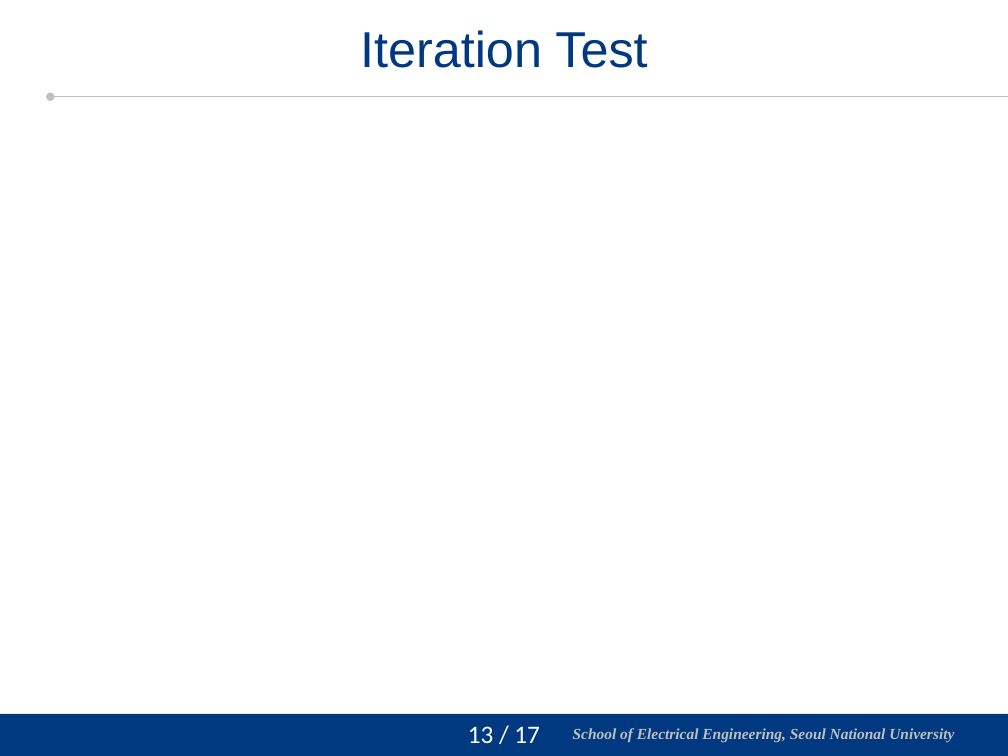
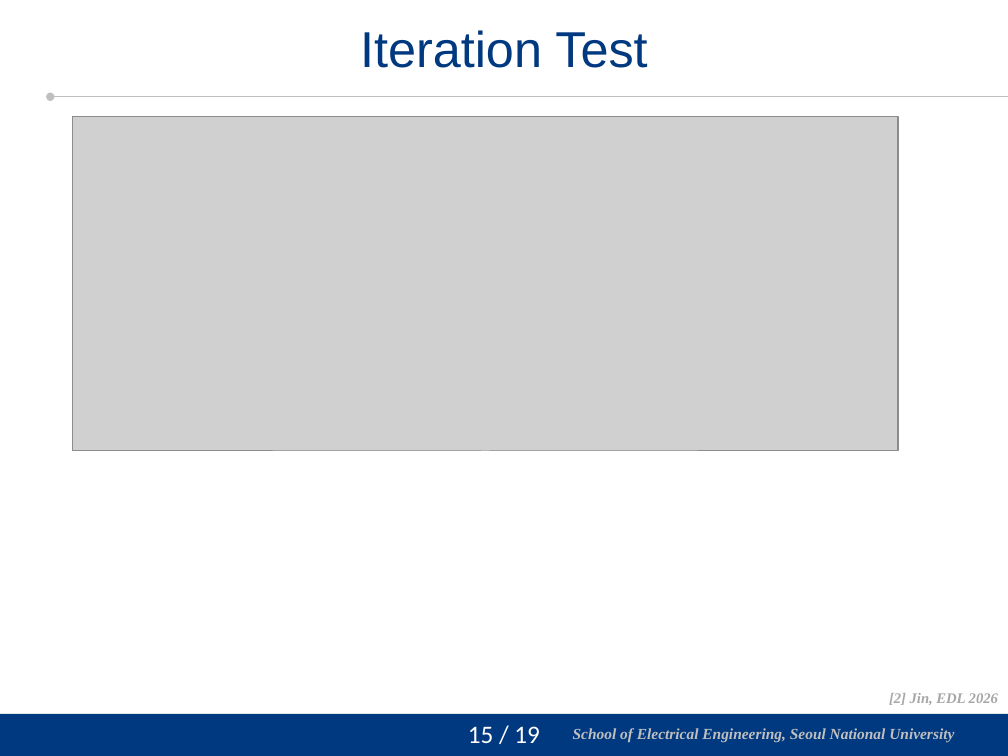
Before and after one commit to vectorcont62-dev/Graduation-SNU-MS, a slide deck: slide 15 of 진명 석사졸업 연구 정리.pptx (slide 14 before the commit). Drawn at 1008x756 pixels with LibreOffice and Linux fonts; fonts in the diff are those of the drawing; grey boxes stand for pictures; background and template pictures are left out. Boxes give left, top, right and bottom in pixels: in the first picture for what was removed or moved away, otherwise in the second. Text is boxed around its words. In the diff, an @@ line names an element or a change of style, - is before the commit and + after.

```diff
--- a/진명 석사졸업 연구 정리.pptx
+++ b/진명 석사졸업 연구 정리.pptx
@@ picture added at bbox=[73, 117, 898, 452] @@
@@ text added at bbox=[889, 693, 998, 705], 10.5 pt, text #A6A6A6, bold, italic @@
+[2] Jin, EDL 2026
@@ page number at bbox=[468, 726, 540, 743]: text changed @@
-13 / 17
+15 / 19
```
Also in this commit, not shown: 12 other slides changed, 6 slides added, 2 slides removed.
